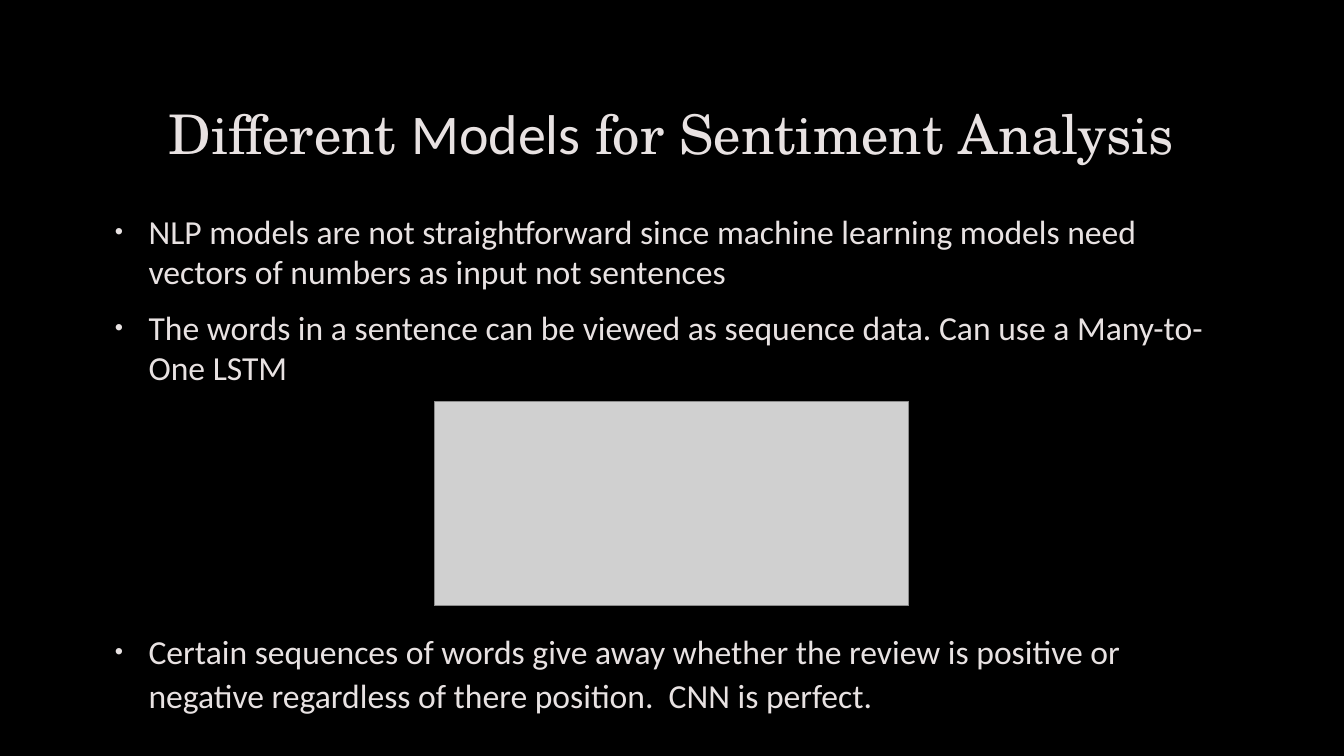
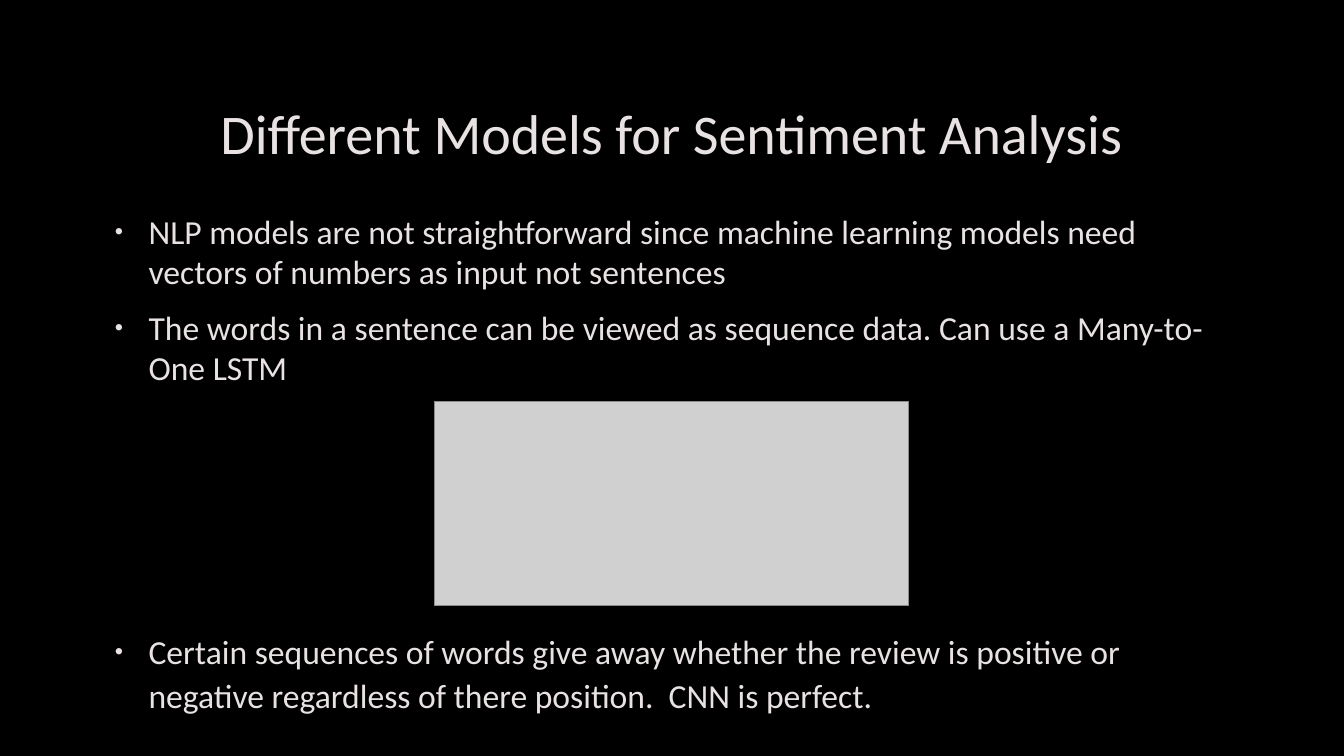
Before and after one commit to psyfb2/Movie-Review-Sentiment-Analysis, a slide deck: slide 3 of CNN for Movie Review Sentiment Analysis.pptx. Drawn at 1344x756 pixels with LibreOffice and Linux fonts; fonts in the diff are those of the drawing; grey boxes stand for pictures; background and template pictures are left out. Boxes give left, top, right and bottom in pixels: in the first picture for what was removed or moved away, otherwise in the second. Text is boxed around its words. In the diff, an @@ line names an element or a change of style, - is before the commit and + after.

Commit message:
finished

```diff
--- a/CNN for Movie Review Sentiment Analysis.pptx
+++ b/CNN for Movie Review Sentiment Analysis.pptx
@@ title "Different Models for Sentiment Analysis" at box(220, 115, 1122, 163): size 39 to 40 pt, font TeX Gyre Schola to Calibri in "Different for Sentiment Analysis" @@
```
